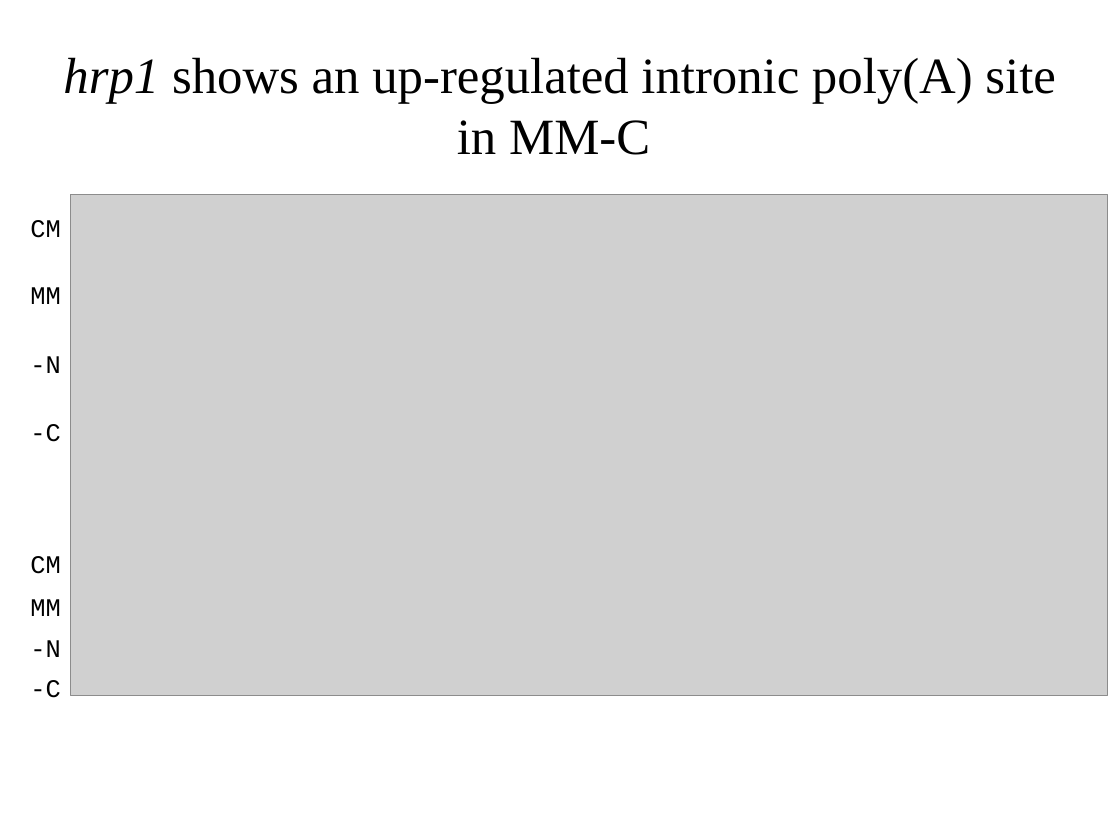
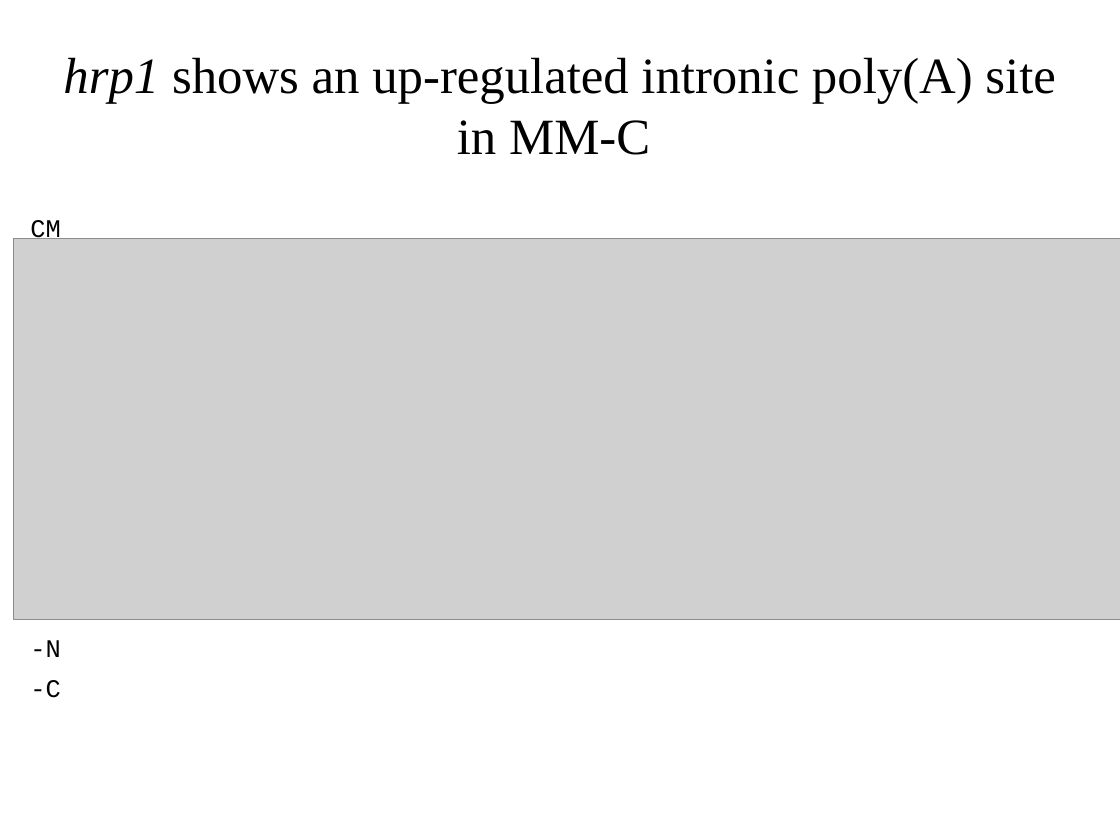
Before and after one commit to wilkinsonlab/m-oryzae-polya, a slide deck: slide 30 of doc/oryzae_presentation.odp. Drawn at 1120x840 pixels with LibreOffice and Linux fonts; fonts in the diff are those of the drawing; grey boxes stand for pictures. Boxes give left, top, right and bottom in pixels: in the first picture for what was removed or moved away, otherwise in the second. Text is boxed around its words. In the diff, an @@ line names an element or a change of style, - is before the commit and + after.

```diff
--- a/doc/oryzae_presentation.odp
+++ b/doc/oryzae_presentation.odp
@@ picture: place and size @@
-picture at bbox=[70, 195, 1108, 696]
+picture at bbox=[13, 239, 1120, 620]
@@ text removed at bbox=[30, 287, 60, 304] @@
-MM
@@ text removed at bbox=[30, 356, 60, 373] @@
--N
@@ text removed at bbox=[30, 424, 60, 442] @@
--C
@@ text removed at bbox=[30, 556, 60, 574] @@
-CM
```
Also in this commit, not shown: 13 other slides changed, 1 other file.
